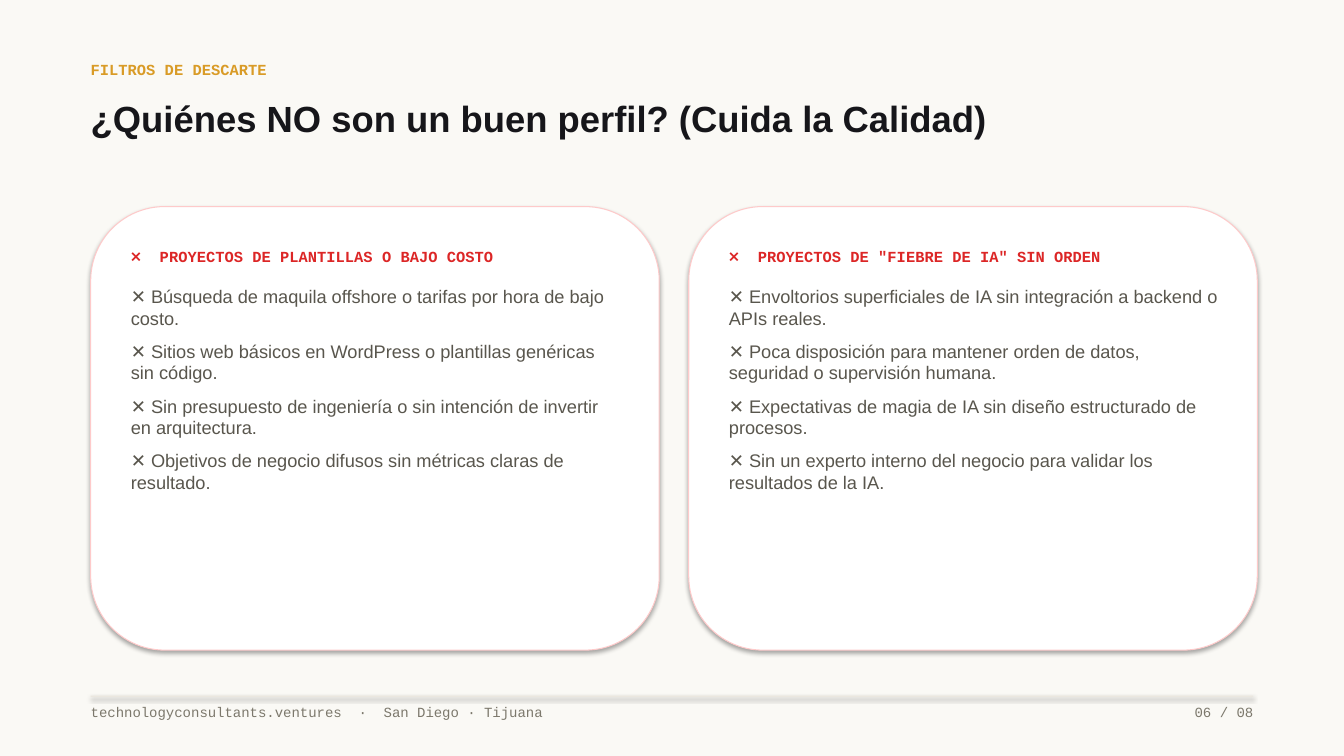
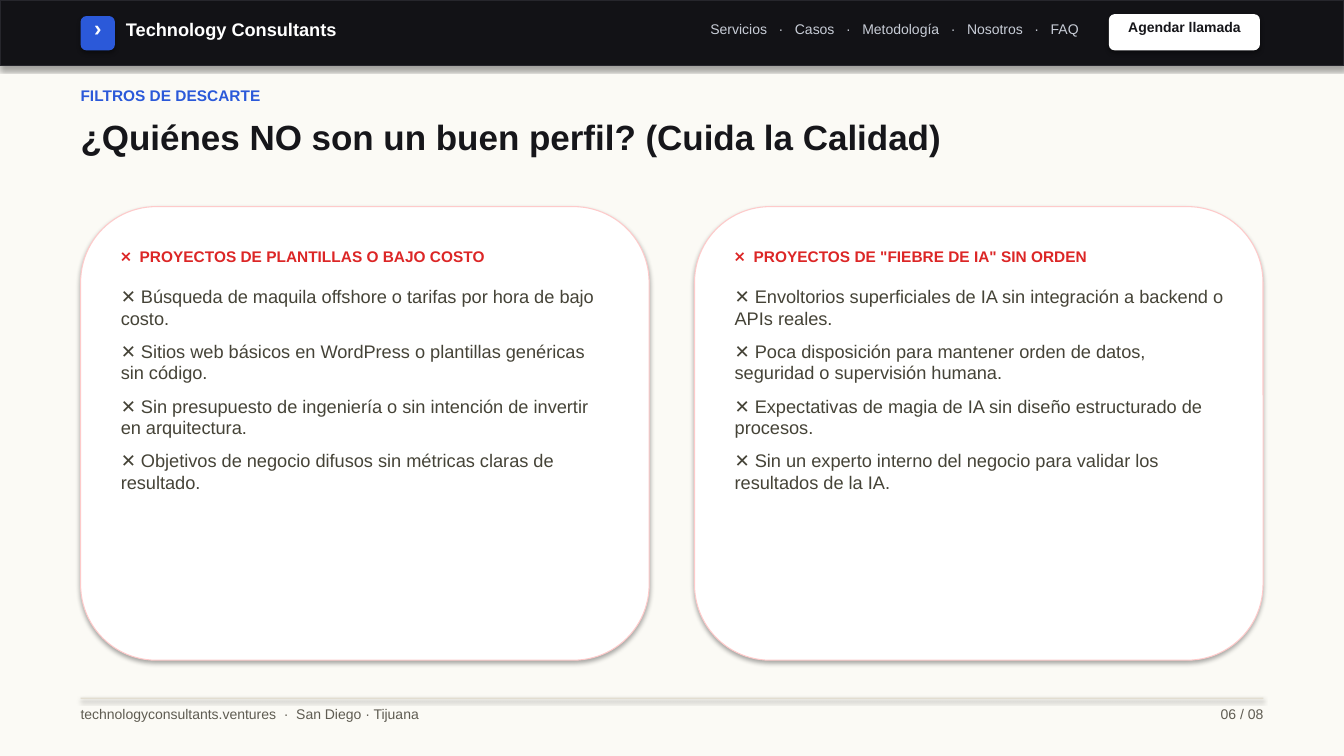
Before and after one commit to rguido198/TechnologyConsultantsVentures, a slide deck: slide 6 of Technology_Consultants_A_Quien_Enviarme_MX.pptx. Drawn at 1344x756 pixels with LibreOffice and Linux fonts; fonts in the diff are those of the drawing. Boxes give left, top, right and bottom in pixels: in the first picture for what was removed or moved away, otherwise in the second. Text is boxed around its words. In the diff, an @@ line names an element or a change of style, - is before the commit and + after.

Commit message:
Update design.md and rebuild PowerPoint decks with Helvetica Neue system sans typography, web navigation mockup, and clean modern software brand styling

```diff
--- a/Technology_Consultants_A_Quien_Enviarme_MX.pptx
+++ b/Technology_Consultants_A_Quien_Enviarme_MX.pptx
@@ background #FAF9F5 to #FBFAF5 @@
@@ rectangle added at bbox=[0, 0, 1344, 66], fill #121216, outline #26262C 1 pt @@
@@ rounded rectangle added at bbox=[81, 16, 115, 50], fill #2B59D9 @@
@@ text added at bbox=[81, 14, 115, 48], 16 pt, text #FFFFFF, bold @@
+›
@@ text added at bbox=[126, 22, 337, 40], 13 pt, text #FFFFFF, bold @@
+Technology Consultants
@@ text added at bbox=[710, 23, 1079, 37], 10 pt, text #C8CDD7 @@
+Servicios · Casos · Metodología · Nosotros · FAQ
@@ rounded rectangle added at bbox=[1109, 14, 1260, 50], fill #FFFFFF @@
@@ text added at bbox=[1128, 22, 1241, 35], 10 pt, text #16161A, bold @@
+Agendar llamada
@@ text "FILTROS DE DESCARTE": place and size @@
-text "FILTROS DE DESCARTE" at bbox=[91, 64, 267, 75]
+text "FILTROS DE DESCARTE" at bbox=[81, 90, 260, 101]
@@ text "FILTROS DE DESCARTE" at bbox=[81, 90, 260, 101]: font Courier New to Arial, text colour #D99B26 to #2B59D9 @@
@@ text "¿Quiénes NO son un buen ...": place and size @@
-text "¿Quiénes NO son un buen ..." at bbox=[91, 105, 987, 139]
+text "¿Quiénes NO son un buen ..." at bbox=[81, 124, 941, 157]
@@ text "¿Quiénes NO son un buen ..." at bbox=[81, 124, 941, 157]: size 26 to 25 pt @@
@@ rounded rectangle: place and size @@
-rounded rectangle at bbox=[91, 207, 659, 650]
+rounded rectangle at bbox=[81, 207, 649, 660]
@@ rounded rectangle: place and size @@
-rounded rectangle at bbox=[689, 207, 1257, 650]
+rounded rectangle at bbox=[695, 207, 1263, 660]
@@ text "❌ PROYECTOS DE PLANTILLAS O ...": place and size @@
-text "❌ PROYECTOS DE PLANTILLAS O ..." at bbox=[131, 251, 604, 489]
+text "❌ PROYECTOS DE PLANTILLAS O ..." at bbox=[121, 251, 594, 489]
@@ text "❌ PROYECTOS DE PLANTILLAS O ..." at bbox=[121, 251, 594, 489]: font Courier New to Arial in "❌ PROYECTOS DE PLANTILLAS O BAJO COSTO"; text colour #59564D to #454337 in "✕ Búsqueda de maquila offshore o tarifas ...", "✕ Sitios web básicos en WordPress o ...", "✕ Sin presupuesto de ingeniería o sin ...", "✕ Objetivos de negocio difusos sin métricas ..." @@
@@ text "❌ PROYECTOS DE "FIEBRE DE ..." at bbox=[735, 251, 1223, 489]: font Courier New to Arial in "❌ PROYECTOS DE "FIEBRE DE IA" SIN ..."; text colour #59564D to #454337 in "✕ Envoltorios superficiales de IA sin integración ...", "✕ Poca disposición para mantener orden de ...", "✕ Expectativas de magia de IA sin ...", "✕ Sin un experto interno del negocio ..." @@
@@ text "technologyconsultants.ventures · San Diego · ...": place and size @@
-text "technologyconsultants.ventures · San Diego · ..." at bbox=[91, 707, 543, 720]
+text "technologyconsultants.ventures · San Diego · ..." at bbox=[81, 709, 419, 722]
@@ text "technologyconsultants.ventures · San Diego · ..." at bbox=[81, 709, 419, 722]: font Courier New to Arial, text colour #7C786C to #5F5C52 @@
@@ rectangle: place and size @@
-rectangle at bbox=[91, 696, 1253, 697]
+rectangle at bbox=[81, 698, 1263, 699]
@@ rectangle at bbox=[81, 698, 1263, 699]: fill #EBE7DF to #E2DDD0 @@
@@ text "06 / 08" at bbox=[1221, 709, 1264, 719]: font Courier New to Arial, text colour #7C786C to #5F5C52 @@
@@ text "06 / 08": place and size @@
-text "06 / 08" at bbox=[1195, 707, 1254, 717]
+text "06 / 08" at bbox=[1221, 709, 1264, 719]
```
Also in this commit, not shown: 7 other slides changed, 2 other files.
